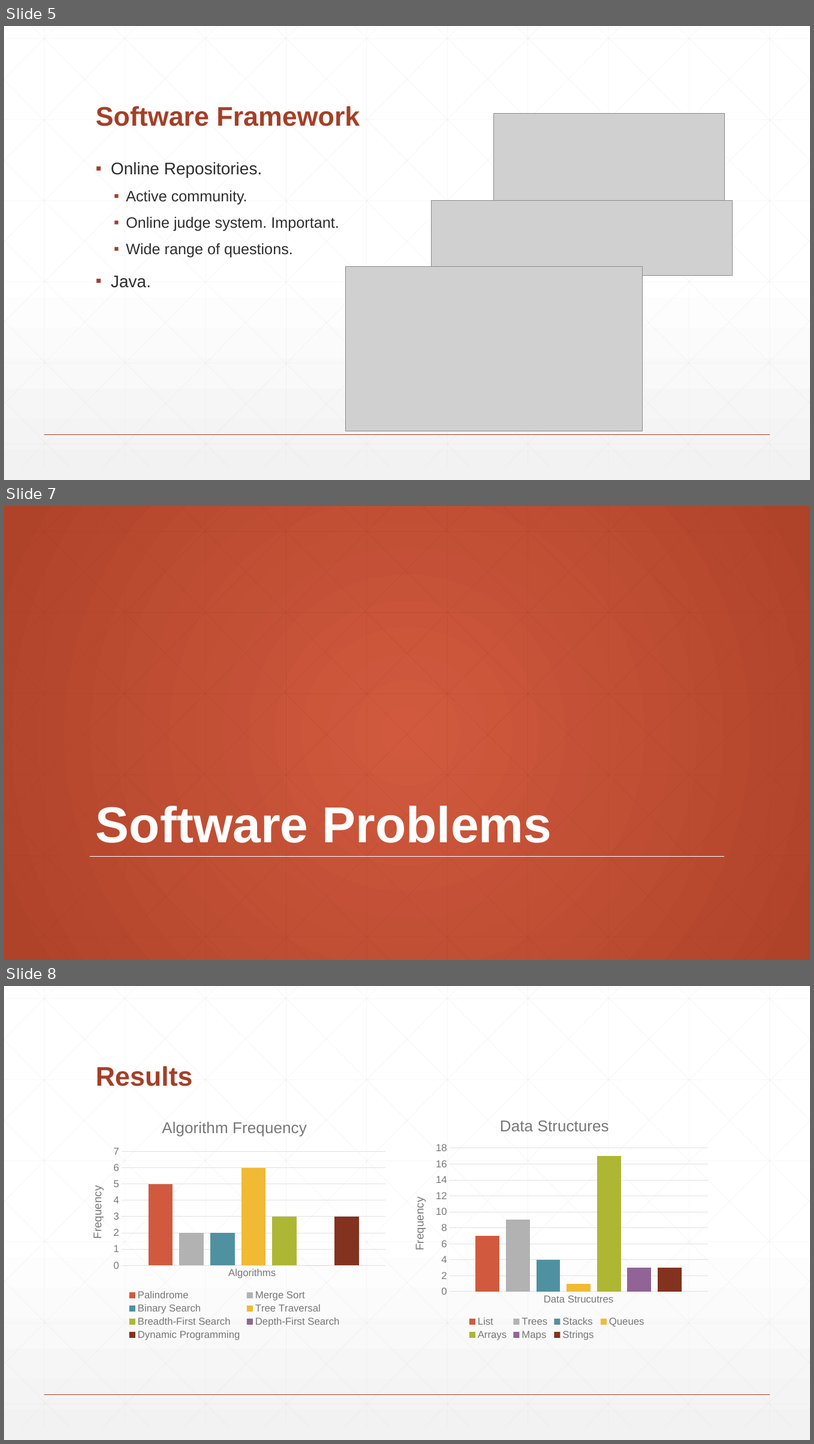
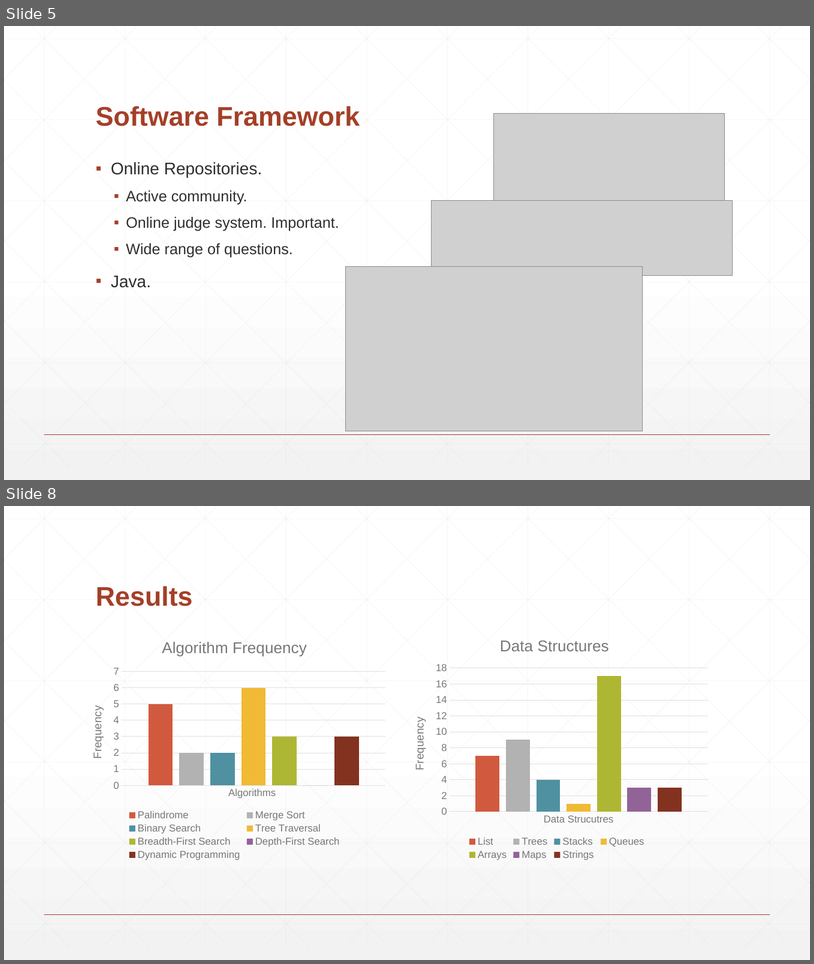
Before and after one commit to Demostroyer/interview-project, a slide deck: presentation/New Thesis Presentation.pptx. Shown one above the other, each under a label of ours: slides 5, 7 and 8 before the commit, slides 5 and 8 after it; the slides between them are not shown. The pictures are 814x1444 and 814x964 pixels, drawn with LibreOffice and Linux fonts; fonts in the diff are those of the drawing; grey boxes stand for pictures. Boxes give left, top, right and bottom in pixels: in the first picture for what was removed or moved away, otherwise in the second. Text is boxed around its words. In the diff, an @@ line names an element or a change of style, - is before the commit and + after.

```diff
--- a/presentation/New Thesis Presentation.pptx
+++ b/presentation/New Thesis Presentation.pptx
@@ slide 7 removed at bbox=[4, 506, 810, 960], background gradient #D15A3E to #AF432A @@
@@ title removed at bbox=[96, 805, 552, 843] @@
-Software Problems
@@ line removed from (90, 856) to (725, 856) @@
@@ group removed at bbox=[4, 506, 810, 960]: 46 lines @@
```
Also in this commit, not shown: 2 slides changed, 2 slides added, 1 other slide removed.
